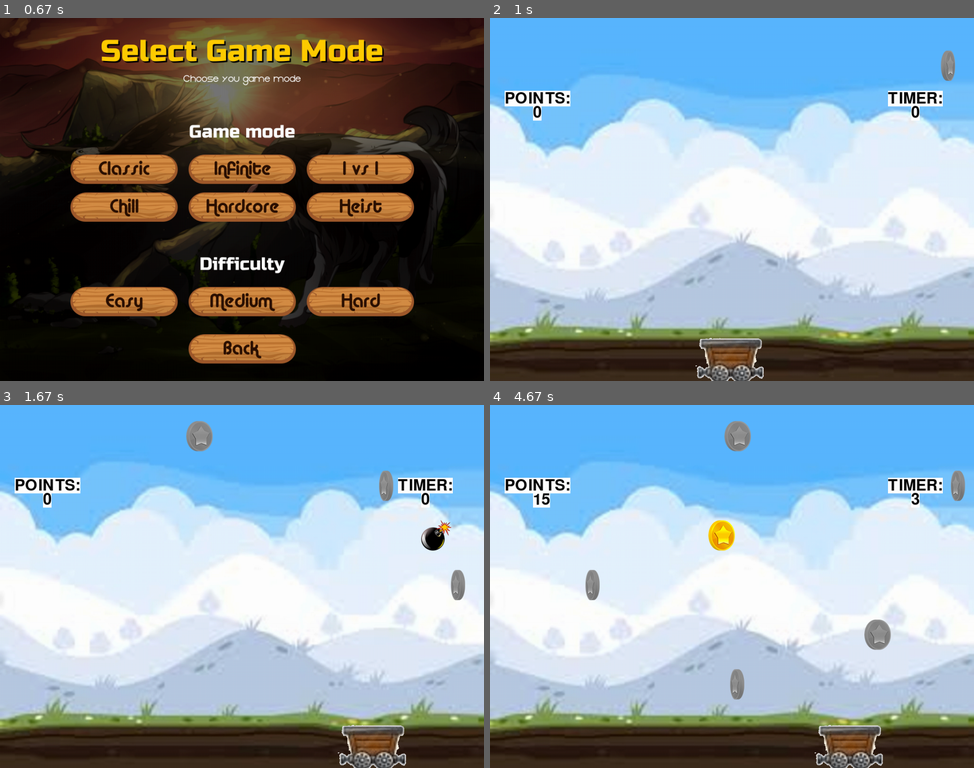
Above: before the commit, frames 1-4 (two rows, left to right).
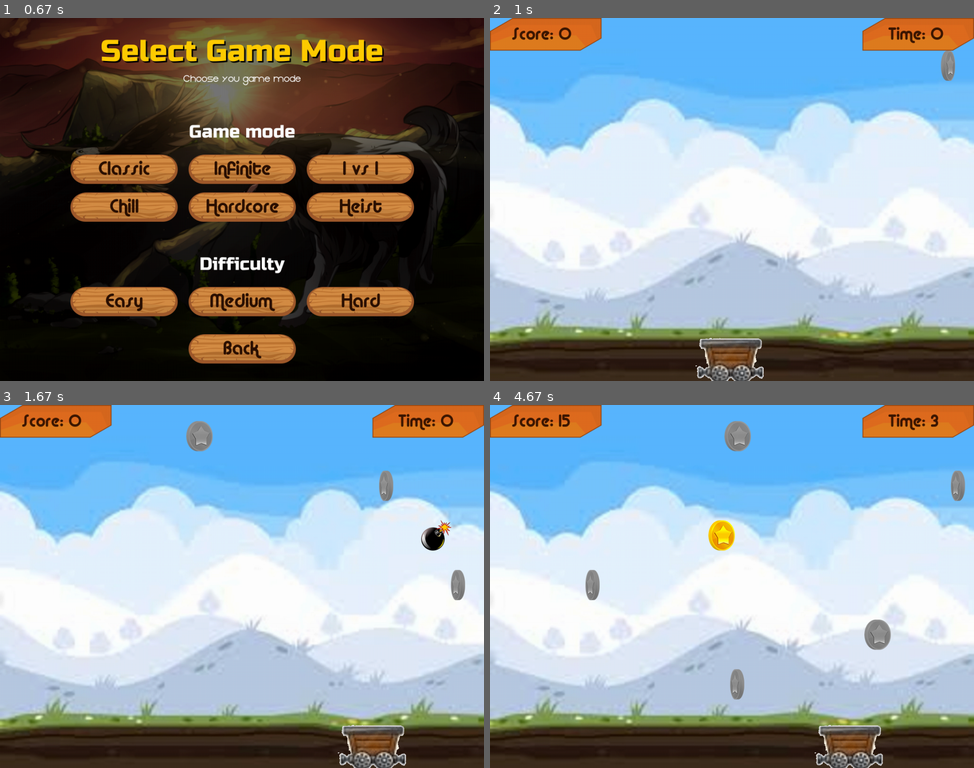
Above: after the commit, the same moments.

Repository: vineetjc/pygame-Coin-Fall-
Game: pygame game, started from main.py
Same seed, same stepped clock (60 frames per second), same inputs: the game is played once before the commit and once after it.
Inputs:
- Up to frame 1 (0.67 s): click "Start" at 0.38 s
- Up to frame 2 (1 s): click "Medium" at 0.72 s
- Up to frame 3 (1.67 s): hold Right 1-1.47 s
- Up to frame 4 (4.67 s): hold Right 1.83-2.3 s; hold Left 2.33-2.87 s; hold Left 3.23-3.63 s; hold Right from 4.07 s (still down)

Frame 1 is identical in both runs. In frame 2, 5.1% of the frame differs, in the area x 0-100%, y 0-29%; in frame 3, 5.1%; in frame 4, 5.2%.

Commit message:
game screen UI chagned. Mousecroll bug fixed

Diff:
--- a/src/game_screens/game_mode_screen.py
+++ b/src/game_screens/game_mode_screen.py
@@ -3,6 +3,8 @@
 from pygame.locals import QUIT, KEYUP, MOUSEBUTTONUP
 from src.ui.text import Text
 from src.ui.button import Button
+
+LEFT = 1
 
 
 class Game_Mode_Screen(Screen):
@@ -49,7 +51,7 @@
             self.buttons[button].draw()
 
         mouseup_event = next(
-            (x for x in events if x.type == MOUSEBUTTONUP), None)
+            (x for x in events if x.type == MOUSEBUTTONUP and x.button == LEFT), None)
 
         if mouseup_event is not None:
             if self.buttons['Easy'].check_click(mouseup_event.pos):
--- a/src/game_screens/game_over_screen.py
+++ b/src/game_screens/game_over_screen.py
@@ -58,7 +58,7 @@
             self.buttons[button].draw()
 
         mouseup_event = next(
-            (x for x in events if x.type == MOUSEBUTTONUP), None)
+            (x for x in events if x.type == MOUSEBUTTONUP and x.button == LEFT), None)
 
         if mouseup_event is not None:
             if self.buttons['Restart'].check_click(mouseup_event.pos):
--- a/src/game_screens/game_screen.py
+++ b/src/game_screens/game_screen.py
@@ -4,6 +4,8 @@
 from pygame.locals import QUIT, KEYUP
 from src.game_screens.screen import Screen
 from src.misc.game_enums import Game_mode
+from src.ui.image import Image
+from src.ui.text import Text
 
 from src.objects.cart import Cart
 from src.objects.coin import Coin
@@ -16,6 +18,18 @@
     def __init__(self, pygame, res, surface, size, gameclock, game_manager):
         Screen.__init__(self, pygame, res, surface, size)
 
+        score_x, score_y = res.score_bg_image_size
+
+        self.images['ScoreBG'] = Image(pygame, res, surface, (0, 0), res.score_bg_image)
+        self.images['TimeBG'] = Image(pygame, res, surface, (self.center_x * 2 - score_x, 0), res.score_bg_image)
+
+        self.texts['Score'] = Text(
+            pygame, res, surface, (45, score_y/ 2), 'Score: 30', res.score_font, res.score_text_color, alignment='left')
+
+        self.texts['Time'] = Text(
+            pygame, res, surface, (self.center_x * 2 - score_x / 2 - 65, score_y/ 2), 'Time: 50', res.score_font, res.score_text_color, alignment='left')
+
+
         # set up initial variables
         self.need_reset = False
         self.size = size
@@ -26,20 +40,6 @@
         self.game_manager = game_manager
         self.timer = 0
         self.cart = Cart(res, self.size, surface, self.game_manager)
-
-        # set up texts
-        self.time_text = res.basicFont.render(
-            'TIMER:', True, res.BLACK, res.WHITE)
-        self.textbox = self.time_text.get_rect(center=(900, 170))
-        self.point_text = res.basicFont.render(
-            'POINTS:', True, res.BLACK, res.WHITE)
-        self.pointbox = self.point_text.get_rect(center=(100, 170))
-        self.display_time = res.basicFont.render(
-            '0', True, res.BLACK, res.WHITE)
-        self.timebox = self.display_time.get_rect(center=(900, 200))
-        self.score = res.basicFont.render(
-            str(self.cart.points), True, res.BLACK, res.WHITE)
-        self.scorebox = self.score.get_rect(center=(100, 200))
 
     def reset_before_restart(self):
         self.need_reset = False
@@ -57,8 +57,13 @@
             self.reset_before_restart()
 
         self.cart.move()
-        self.surface.blit(self.pygame.transform.scale(
-            self.res.BG, self.size), (0, 0))
+        self.surface.blit(self.pygame.transform.scale(self.res.BG, self.size), (0, 0))
+
+        for image in self.images:
+            self.images[image].draw()
+
+        for text in self.texts:
+            self.texts[text].draw()
 
         c = self.get_random_entity(
             self.arbit_var, self.res, self.size, self.surface)
@@ -81,14 +86,8 @@
 
         # returns real value of timer to int value
         int_timer = math.trunc(self.timer)
-        self.display_time = self.res.basicFont.render(
-            str(int_timer), True, self.res.BLACK, self.res.WHITE)
-        self.surface.blit(self.time_text, self.textbox)
-        self.surface.blit(self.display_time, self.timebox)
-        self.surface.blit(self.point_text, self.pointbox)
-        self.score = self.res.basicFont.render(
-            str(self.cart.points), True, self.res.BLACK, self.res.WHITE)
-        self.surface.blit(self.score, self.scorebox)
+        self.texts['Score'].change_text('Score: ' + str(self.cart.points))
+        self.texts['Time'].change_text('Time: ' + str(int_timer))
 
         self.pygame.display.flip()
 
--- a/src/game_screens/main_menu_screen.py
+++ b/src/game_screens/main_menu_screen.py
@@ -54,7 +54,7 @@
             self.buttons[button].draw()
 
         mouseup_event = next(
-            (x for x in events if x.type == MOUSEBUTTONUP), None)
+            (x for x in events if x.type == MOUSEBUTTONUP and x.button == LEFT), None)
 
         if mouseup_event is not None:
             if self.buttons['Start'].check_click(mouseup_event.pos):
--- a/src/game_screens/screen.py
+++ b/src/game_screens/screen.py
@@ -7,6 +7,7 @@
         self.res = res
         self.surface = surface
         self.size = size
+        self.images = {}
         self.texts = {}
         self.buttons = {}
         self.center_x = size[0] / 2
--- a/src/managers/resources.py
+++ b/src/managers/resources.py
@@ -18,6 +18,7 @@
         self.body_font = pygame.font.Font('res/fonts/gasalt.black.ttf', 28)
         self.button_font = pygame.font.Font('res/fonts/Weston Free.otf', 32)
         self.button_font2 = pygame.font.Font('res/fonts/alba.regular.ttf', 40)
+        self.score_font = pygame.font.Font('res/fonts/alba.regular.ttf', 36)
 
         # set colors R, G, B code
         self.BLACK =                    (0, 0, 0)
@@ -30,6 +31,7 @@
         self.heading2_text_color =      (255, 255, 255)
         self.heading3_text_color =      (255, 255, 255)
         self.body_text_color =          (255, 255, 255)
+        self.score_text_color =         (61, 24, 0)
 
         # images
         # convert for easy blitting
@@ -51,6 +53,9 @@
         self.button_image_size = (227, 62)
         self.button_image = pygame.image.load(
             'res/images/ui/Lumber_no_text.png').convert_alpha()
+        self.score_bg_image_size = (236, 69)
+        self.score_bg_image = pygame.image.load(
+            'res/images/ui/Connect_less_no_text.png').convert_alpha()
 
         # load images for animation
 
--- /dev/null
+++ b/src/ui/image.py
@@ -0,0 +1,22 @@
+
+
+class Image():
+    def __init__(self, pygame, res, surface, pos, image):
+        self.pygame = pygame
+        self.res = res
+        self.surface = surface
+        temp_rect = pygame.Rect((0, 0), (0, 0))
+        temp_rect.center = pos
+        self.rect = temp_rect.center
+        self.image = image
+
+    def draw(self):
+        self.surface.blit(self.image, self.rect)
+
+    def change_image(self, image):
+        slf.image = image
+
+    def change_pos(self, pos):
+        temp_rect = pygame.Rect((0, 0), (0, 0))
+        temp_rect.center = pos
+        self.rect = pos
--- a/src/ui/text.py
+++ b/src/ui/text.py
@@ -1,7 +1,7 @@
 
 
 class Text():
-    def __init__(self, pygame, res, surface, pos, text, font, color):
+    def __init__(self, pygame, res, surface, pos, text, font, color, alignment='center'):
         self.pygame = pygame
         self.res = res
         self.surface = surface
@@ -10,17 +10,23 @@
         self.font = font
         self.color = color
         self.text_render = self.font.render(text, True, color)
-        self.rect = self.text_render.get_rect(center=pos)
+        self.alignment = alignment
+        self.set_alignment(self.alignment)
 
     def draw(self):
         self.surface.blit(self.text_render, self.rect)
 
     def change_text(self, text):
         self.text_render = self.font.render(text, True, self.color)
-        self.rect = self.text_render.get_rect(center=self.pos)
+        self.set_alignment(self.alignment)
 
     def change_pos(self, pos):
-        self.rect = self.text_render.get_rect(center=pos)
+        self.set_alignment(self.alignment)
 
-    def check_click(self, pos):
-        return self.rect.collidepoint(pos)
+    def set_alignment(self, alignment):
+        if alignment is 'center':
+            self.rect = self.text_render.get_rect(center=self.pos)
+        elif alignment is 'right':
+            self.rect = self.text_render.get_rect(midright=self.pos)
+        elif alignment is 'left':
+            self.rect = self.text_render.get_rect(midleft=self.pos)
Binary file added: res/images/ui/Connect_less_no_text.png
